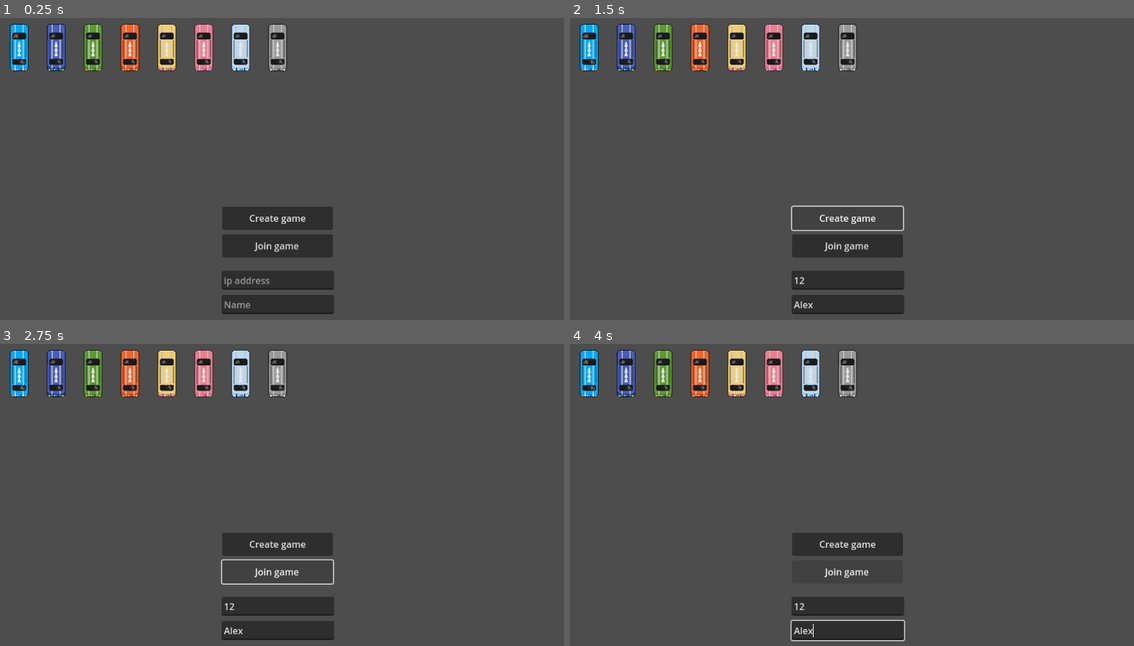
Above: before the commit, frames 1-4 (two rows, left to right).
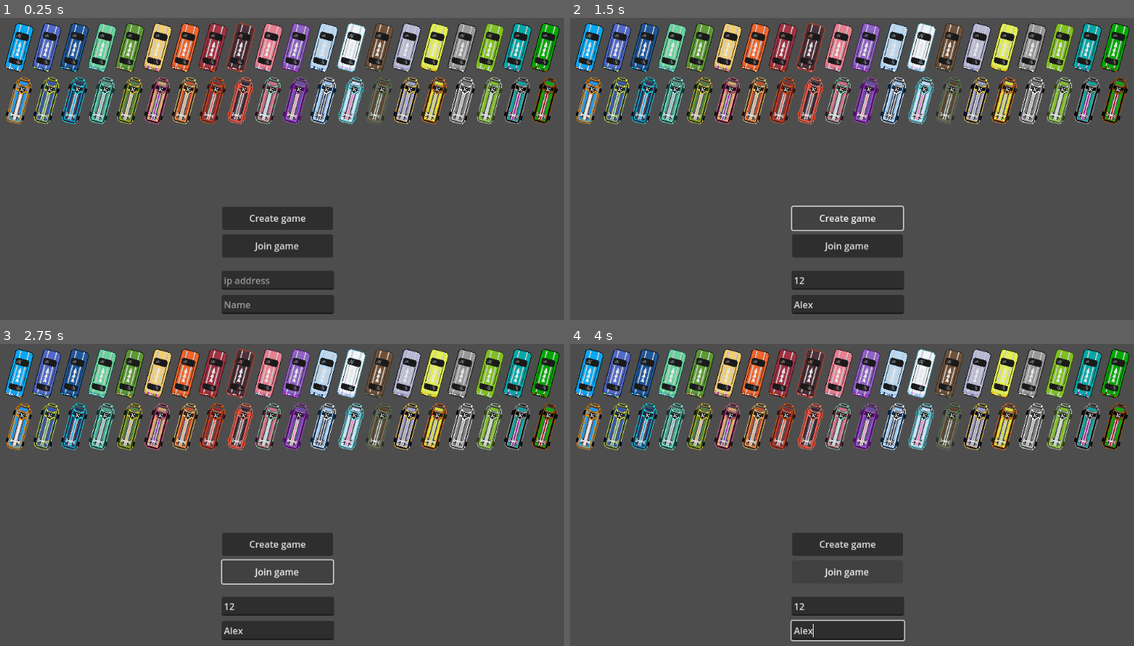
Above: after the commit, the same moments.

Repository: Tab-e-n/web-racing-game
Game: Godot game, scene res://load.tscn
Two runs of this game, one before a commit and one after it. Both use one fixed random seed, a clock stepped at 60 frames per second and the inputs below.
Inputs (mouse positions are in pixels of both pictures, inside the frame that each line leads up to):
- Up to frame 1 (0.25 s): no input
- Up to frame 2 (1.5 s): click (846, 280) at 0.52 s; type "12" at 0.6 s; click (846, 304) at 0.75 s; type "Alex" at 0.83 s; click "Create game" at 1.25 s
- Up to frame 3 (2.75 s): click "Join game" at 2 s
- Up to frame 4 (4 s): hold Right (right) 2.78-3.53 s; hold Shift (shift) 2.78-3.53 s; hold Down (down) from 3.53 s (still down); tap Tab at 3.6 s

The runs differ from the first frame. In frame 1, 19% of the frame differs, in the area x 0-100%, y 1-36%; in frame 2, 19%; in frame 3, 19%; in frame 4, 19%.

Commit message:
Palette Saga Endgame

Diff:
--- a/Scripts/Palettes.gd
+++ b/Scripts/Palettes.gd
@@ -2,7 +2,13 @@
 class_name Palettes
 extends Node
 
-enum {PALETTE_CLASSIC, PALETTE_BLUE_MARBLE, PALETTE_GRASS, PALETTE_ORANGE, PALETTE_DESERT, PALETTE_PINK, PALETTE_ICE, PALETTE_GRAYSCALE}
+enum {
+	PALETTE_CLASSIC, PALETTE_BLUE_MARBLE, PALETTE_EULBINK, PALETTE_LIME,
+	PALETTE_GRASS, PALETTE_DESERT, PALETTE_CP_ORANGE, PALETTE_BURNER,
+	PALETTE_HECK, PALETTE_DELUSIONS, PALETTE_MALICE, PALETTE_ICE,
+	PALETTE_FEM, PALETTE_MINECRAFT, PALETTE_CIVILIAN, PALETTE_YELLOW_CAR,
+	PALETTE_GRAYSCALE, PALETTE_GAMEBOY, PALETTE_CGA_1, PALETTE_CGA_2
+}
 
 const PALETTES : Dictionary = {
 	PALETTE_CLASSIC : [
@@ -31,7 +37,7 @@
 		Color(0.902, 0.902, 0.902, 1),
 		Color(1, 1, 1, 1)
 	],
-	PALETTE_PINK : [
+	PALETTE_DELUSIONS : [
 		Color(0.1647, 0.0588, 0.1137, 1),
 		Color(0.1647, 0.0588, 0.1137, 1),
 		Color(0.2824, 0.0863, 0.1569, 1),
@@ -76,14 +82,14 @@
 		Color(0, 0.1412, 0.2745, 1),
 		Color(0.0863, 0.2353, 0.2431, 1),
 		Color(0.1412, 0.2902, 0.1804, 1),
-		Color(0.1255, 0.2431, 0.5216, 1),
-		Color(0.2824, 0.3686, 0.7333, 1),
+		Color(0.1922, 0.3373, 0.698, 1),
+		Color(0.3216, 0.4118, 0.7843, 1),
 		Color(0.3137, 0.6627, 0.2824, 1),
 		Color(0.5176, 0.749, 0.349, 1),
 		Color(0.8824, 0.8941, 0.5333, 1),
 		Color(0.8745, 0.9098, 0.2745, 1)
 	],
-	PALETTE_ORANGE : [
+	PALETTE_CP_ORANGE : [
 		Color(0.1059, 0.0314, 0, 1),
 		Color(0.1059, 0.0314, 0, 1),
 		Color(0.2118, 0.0863, 0.0863, 1),
@@ -106,8 +112,164 @@
 		Color(0.9451, 0.8078, 0.4471, 1),
 		Color(0.5804, 0.149, 0.6941, 1),
 		Color(0.7333, 0.3647, 0.7216, 1),
-		Color(0.9686, 0.8824, 0.9647, 1),
+		Color(0.9608, 0.9216, 0.9255, 1),
 		Color(0.898, 0.3922, 0.549, 1)
+	],
+	PALETTE_EULBINK : [
+		Color(0, 0.0471, 0.0667, 1),
+		Color(0, 0, 0, 1),
+		Color(0.1255, 0.0824, 0.2, 1),
+		Color(0.1451, 0.1412, 0.2745, 1),
+		Color(0.2588, 0.1137, 0.3137, 1),
+		Color(0.1255, 0.2078, 0.3843, 1),
+		Color(0.1176, 0.3412, 0.6118, 1),
+		Color(0.0471, 0.6627, 0.949, 1),
+		Color(0.3804, 0.7804, 0.9686, 1),
+		Color(1, 1, 1, 1),
+		Color(0.0471, 0.902, 0.949, 1),
+	],
+	PALETTE_CGA_1 : [
+		Color(0, 0, 0, 1),
+		Color(0, 0, 0, 1),
+		Color(0, 0, 0, 1),
+		Color(0, 0, 0, 1),
+		Color(0, 0, 0, 1),
+		Color(0, 0.6588, 0.6588, 1),
+		Color(0, 0.6588, 0.6588, 1),
+		Color(0.6588, 0, 0.6588, 1),
+		Color(0.6588, 0, 0.6588, 1),
+		Color(0.6588, 0.6588, 0.6588, 1),
+		Color(0.6588, 0.6588, 0.6588, 1)
+	],
+	PALETTE_CGA_2 : [
+		Color(0, 0, 0, 1),
+		Color(0, 0, 0, 1),
+		Color(0, 0, 0, 1),
+		Color(0, 0, 0, 1),
+		Color(0, 0, 0, 1),
+		Color(0, 0.6588, 0, 1),
+		Color(0, 0.6588, 0, 1),
+		Color(0.6588, 0, 0, 1),
+		Color(0.6588, 0, 0, 1),
+		Color(0.6588, 0.3294, 0, 1),
+		Color(0.6588, 0.3294, 0, 1)
+	],
+	PALETTE_LIME : [
+		Color(0.051, 0.2039, 0.2039, 1),
+		Color(0.051, 0.2039, 0.2039, 1),
+		Color(0.0667, 0.2431, 0.2431, 1),
+		Color(0.0863, 0.2902, 0.2235, 1),
+		Color(0.1255, 0.3843, 0.2353, 1),
+		Color(0.2941, 0.6471, 0.549, 1),
+		Color(0.4118, 0.8235, 0.6078, 1),
+		Color(0.4431, 0.7686, 0.851, 1),
+		Color(0.6941, 0.9294, 0.9451, 1),
+		Color(0.902, 0.9765, 0.9843, 1),
+		Color(0.5137, 0.9686, 0.9412, 1)
+	],
+	PALETTE_BURNER : [
+		Color(0.2078, 0.0392, 0.0667, 1),
+		Color(0.2078, 0.0392, 0.0667, 1),
+		Color(0.2745, 0.0627, 0.098, 1),
+		Color(0.3922, 0.1059, 0.1255, 1),
+		Color(0.4824, 0.1412, 0.0745, 1),
+		Color(0.549, 0.1647, 0.1569, 1),
+		Color(0.6314, 0.1961, 0.2667, 1),
+		Color(0.8902, 0.3765, 0.298, 1),
+		Color(0.9843, 0.5098, 0.3373, 1),
+		Color(0.9961, 0.8157, 0.749, 1),
+		Color(0.9294, 0.3569, 0.0941, 1)
+	],
+	PALETTE_FEM : [
+		Color(0.1922, 0.5765, 0.6235, 1),
+		Color(0.1922, 0.5765, 0.6235, 1),
+		Color(0.2196, 0.6353, 0.6863, 1),
+		Color(0.3725, 0.6784, 0.7333, 1),
+		Color(0.498, 0.7373, 0.7922, 1),
+		Color(0.7843, 0.8627, 0.9765, 1),
+		Color(0.9373, 0.9608, 0.9765, 1),
+		Color(0.949, 0.4824, 0.8941, 1),
+		Color(0.9647, 0.6549, 0.851, 1),
+		Color(0.5451, 0.9294, 0.9647, 1),
+		Color(0.5451, 0.9294, 0.9647, 1)
+	],
+	PALETTE_MALICE : [
+		Color(0.3294, 0.0431, 0.451, 1),
+		Color(0.3294, 0.0431, 0.451, 1),
+		Color(0.3294, 0.0431, 0.451, 1),
+		Color(0.3294, 0.0431, 0.451, 1),
+		Color(0.3294, 0.0431, 0.451, 1),
+		Color(0.4275, 0.2706, 0.7059, 1),
+		Color(0.5608, 0.3922, 0.7686, 1),
+		Color(0.9882, 0.5373, 0.8235, 1),
+		Color(0.9922, 0.7137, 0.8039, 1),
+		Color(0.9961, 0.8392, 0.8863, 1),
+		Color(0.6863, 0.3294, 0.8235, 1)
+	],
+	PALETTE_HECK : [
+		Color(0.8902, 0.251, 0.1216, 1),
+		Color(0.9882, 0.5137, 0.4157, 1),
+		Color(0.9765, 0.3882, 0.2745, 1),
+		Color(0.9216, 0.2667, 0.2118, 1),
+		Color(0.8471, 0.2314, 0.2431, 1),
+		Color(0.2196, 0.1333, 0.1961, 1),
+		Color(0.298, 0.1922, 0.2196, 1),
+		Color(0.5647, 0.3137, 0.3529, 1),
+		Color(0.7176, 0.4196, 0.4706, 1),
+		Color(0.7176, 0.4196, 0.4706, 1),
+		Color(0.9882, 0.5137, 0.4157, 1),
+	],
+	PALETTE_MINECRAFT : [
+		Color(0.1608, 0.1608, 0.1608, 1),
+		Color(0.2353, 0.2353, 0.2353, 1),
+		Color(0.3137, 0.3137, 0.3137, 1),
+		Color(0.3961, 0.3961, 0.3961, 1),
+		Color(0.4627, 0.4627, 0.4627, 1),
+		Color(0.3529, 0.2471, 0.1686, 1),
+		Color(0.4392, 0.3137, 0.2157, 1),
+		Color(0.2941, 0.3843, 0.2353, 1),
+		Color(0.3255, 0.4275, 0.2588, 1),
+		Color(0.3961, 0.5176, 0.3137, 1),
+		Color(0.3961, 0.5176, 0.3137, 1)
+	],
+	PALETTE_GAMEBOY : [
+		Color(0.1882, 0.251, 0.0627, 1),
+		Color(0.3765, 0.502, 0.1255, 1),
+		Color(0.3765, 0.502, 0.1255, 1),
+		Color(0.3765, 0.502, 0.1255, 1),
+		Color(0.3765, 0.502, 0.1255, 1),
+		Color(0.502, 0.7529, 0.1255, 1),
+		Color(0.502, 0.7529, 0.1255, 1),
+		Color(0.7529, 0.8784, 0.7529, 1),
+		Color(0.7529, 0.8784, 0.7529, 1),
+		Color(0.7529, 0.8784, 0.7529, 1),
+		Color(0.7529, 0.8784, 0.7529, 1),
+	],
+	PALETTE_YELLOW_CAR : [
+		Color(0.1255, 0.1255, 0.0039, 1),
+		Color(0.1255, 0.1255, 0.0039, 1),
+		Color(0.1255, 0.1255, 0.0039, 1),
+		Color(0.1255, 0.1255, 0.0039, 1),
+		Color(0.1255, 0.1255, 0.0039, 1),
+		Color(0.8471, 0.8549, 0.1882, 1),
+		Color(0.8863, 0.9333, 0.3216, 1),
+		Color(0.8471, 0.8549, 0.1882, 1),
+		Color(0.8863, 0.9333, 0.3216, 1),
+		Color(0.8863, 0.9333, 0.3216, 1),
+		Color(0.9765, 0.4667, 0.1686, 1)
+	],
+	PALETTE_CIVILIAN : [
+		Color(0, 0, 0.1176, 1),
+		Color(0, 0, 0.1176, 1),
+		Color(0, 0, 0.1176, 1),
+		Color(0, 0, 0.1176, 1),
+		Color(0, 0, 0.1176, 1),
+		Color(0.6157, 0.6196, 0.7882, 1),
+		Color(0.7216, 0.7216, 0.8235, 1),
+		Color(0.6157, 0.6196, 0.7882, 1),
+		Color(0.7216, 0.7216, 0.8235, 1),
+		Color(0.7216, 0.7216, 0.8235, 1),
+		Color(0.9725, 0.8235, 0.3333, 1)
 	],
 }
 
@@ -128,8 +290,10 @@
 
 
 @export var change_colors : bool = false
+@export var load_colors : bool = false
 @export var current_preset : int = PALETTE_CLASSIC
 var previous_change_colors : bool = false
+var previous_load_colors : bool = false
 
 # Called when the node enters the scene tree for the first time.
 func _ready():
@@ -148,3 +312,6 @@
 			$PlaceholderCar3.material.set_shader_parameter("palette", PALETTES[current_preset])
 		else:
 			$PlaceholderCar3.material.set_shader_parameter("palette", palette)
+	if load_colors != previous_load_colors:
+		previous_load_colors = load_colors
+		palette = PALETTES[current_preset].duplicate()
--- a/menu.tscn
+++ b/menu.tscn
@@ -12,17 +12,21 @@
 		queue_free()
 		return
 
-	for i in Palettes.PALETTES:
-		var sprite = Sprite2D.new()
-		sprite.texture = preload(\"res://Textures/placeholder_car_3.png\")
-		sprite.position.x = i * 64
-		sprite.material = ShaderMaterial.new()
-		sprite.material.shader = preload(\"res://Scripts/palette_replacer.gdshader\")
-		sprite.material.set_shader_parameter(\"palette\", Palettes.PALETTES[i])
-		sprite.material.set_shader_parameter(\"active\", true)
+	var textures = [preload(\"res://Textures/placeholder_car_3.png\"), preload(\"res://Textures/auto_vitor_2.png\")]
 
+	for t in range(textures.size()):
+		for i in Palettes.PALETTES:
+			var sprite = Sprite2D.new()
+			sprite.texture = textures[t]
+			sprite.position.x = i * 48
+			sprite.position.y = t * 92
+			sprite.rotation_degrees = 15
+			sprite.material = ShaderMaterial.new()
+			sprite.material.shader = preload(\"res://Scripts/palette_replacer.gdshader\")
+			sprite.material.set_shader_parameter(\"palette\", Palettes.PALETTES[i])
+			sprite.material.set_shader_parameter(\"active\", true)
 
-		add_child(sprite)
+			add_child(sprite)
 
 
 # Called every frame. 'delta' is the elapsed time since the previous frame.
--- a/pallete_test_scene.tscn
+++ b/pallete_test_scene.tscn
@@ -2,21 +2,21 @@
 
 [ext_resource type="Script" path="res://Scripts/Palettes.gd" id="1_pp87p"]
 [ext_resource type="Shader" path="res://Scripts/palette_replacer.gdshader" id="2_hsw6f"]
-[ext_resource type="Texture2D" uid="uid://boj0w0cla1na3" path="res://Textures/auto_vitor_2.png" id="3_8bt4a"]
+[ext_resource type="Texture2D" uid="uid://br0nljrw10p7m" path="res://Textures/placeholder_car_3.png" id="3_fdh3n"]
 
 [sub_resource type="ShaderMaterial" id="ShaderMaterial_piv7g"]
 shader = ExtResource("2_hsw6f")
 shader_parameter/active = true
-shader_parameter/palette = [Color(0.0627451, 0.0627451, 0, 1), Color(0.180392, 0.00784314, 0.137255, 1), Color(0.180392, 0.00784314, 0.137255, 1), Color(0.180392, 0.00784314, 0.137255, 1), Color(0.180392, 0.00784314, 0.137255, 1), Color(0.819608, 0.643137, 0.407843, 1), Color(0.945098, 0.807843, 0.447059, 1), Color(0.580392, 0.14902, 0.694118, 1), Color(0.733333, 0.364706, 0.721569, 1), Color(0.968627, 0.882353, 0.964706, 1), Color(0.898039, 0.392157, 0.54902, 1)]
+shader_parameter/palette = [Color(0, 0, 0.117647, 1), Color(0, 0, 0.117647, 1), Color(0, 0, 0.117647, 1), Color(0, 0, 0.117647, 1), Color(0, 0, 0.117647, 1), Color(0.615686, 0.619608, 0.788235, 1), Color(0.721569, 0.721569, 0.823529, 1), Color(0.615686, 0.619608, 0.788235, 1), Color(0.721569, 0.721569, 0.823529, 1), Color(0.721569, 0.721569, 0.823529, 1), Color(0.972549, 0.823529, 0.333333, 1)]
 shader_parameter/dim = Vector3(1, 1, 1)
 
 [node name="PalleteTestScene" type="Node"]
 script = ExtResource("1_pp87p")
-palette = [Color(0, 0.113725, 0.180392, 1), Color(0, 0.113725, 0.180392, 1), Color(0, 0.14902, 0.356863, 1), Color(0, 0.207843, 0.407843, 1), Color(0, 0.27451, 0.443137, 1), Color(0.611765, 0.776471, 0.952941, 1), Color(0.737255, 0.85098, 0.94902, 1), Color(0.117647, 0.188235, 0.372549, 1), Color(0.152941, 0.27451, 0.411765, 1), Color(0.984314, 0.992157, 1, 1), Color(0.984314, 0.992157, 1, 1)]
+palette = [Color(0, 0, 0.117647, 1), Color(0, 0, 0.117647, 1), Color(0, 0, 0.117647, 1), Color(0, 0, 0.117647, 1), Color(0, 0, 0.117647, 1), Color(0.615686, 0.619608, 0.788235, 1), Color(0.721569, 0.721569, 0.823529, 1), Color(0.615686, 0.619608, 0.788235, 1), Color(0.721569, 0.721569, 0.823529, 1), Color(0.721569, 0.721569, 0.823529, 1), Color(0.972549, 0.823529, 0.333333, 1)]
 change_colors = true
-current_preset = 4
+current_preset = -1
 
 [node name="PlaceholderCar3" type="Sprite2D" parent="."]
 material = SubResource("ShaderMaterial_piv7g")
-position = Vector2(0, -3)
-texture = ExtResource("3_8bt4a")
+position = Vector2(25, 53)
+texture = ExtResource("3_fdh3n")
Binary file removed: Textures/auto_vitor_2.gif
Binary file changed: Textures/auto_vitor_2.png
Not shown, added: Textures/pixelart-draw.png.import
Binary file added: Textures/pixelart-drawing.png
Not shown, added: Textures/pixelart-drawing.png.import
